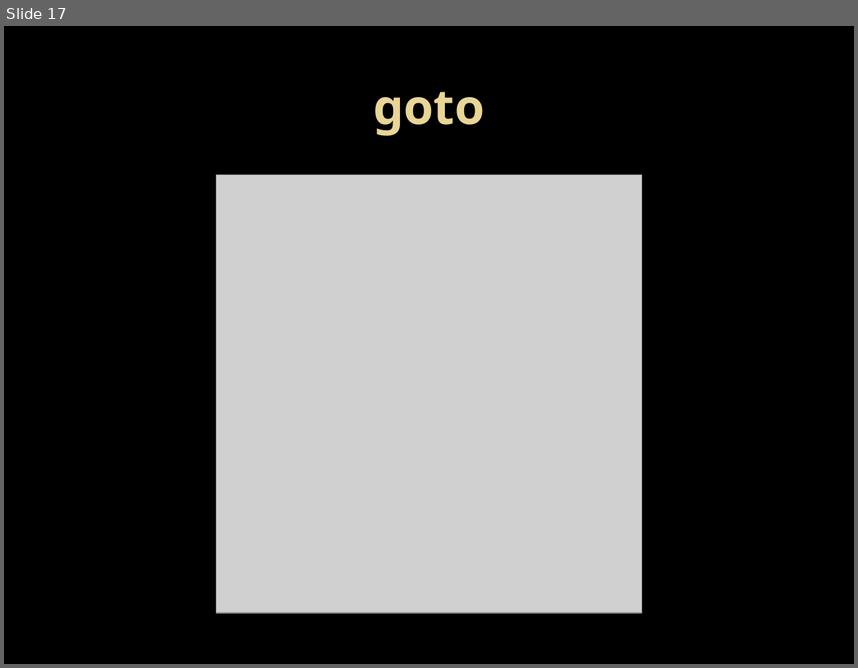
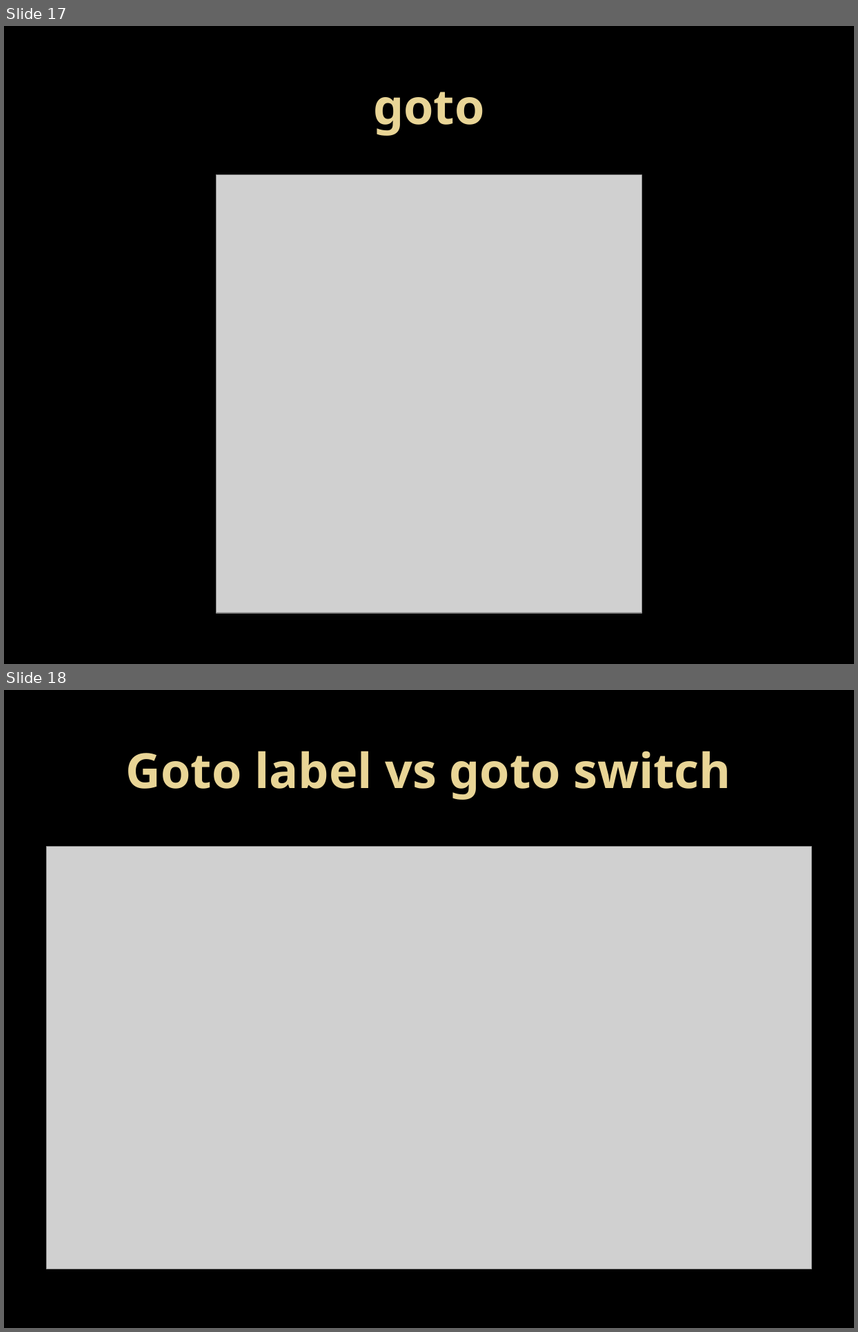
Before and after one commit to Mahesh-7/C_Programs, a slide deck: PPT/control_structures.pptx. Shown one above the other, each under a label of ours: slide 17 before the commit, slides 17 and 18 after it. The pictures are 858x668 and 858x1332 pixels, drawn with LibreOffice and Linux fonts; fonts in the diff are those of the drawing; grey boxes stand for pictures; background and template pictures are left out. Boxes give left, top, right and bottom in pixels: in the first picture for what was removed or moved away, otherwise in the second. Text is boxed around its words. In the diff, an @@ line names an element or a change of style, - is before the commit and + after.

```diff
--- a/PPT/control_structures.pptx
+++ b/PPT/control_structures.pptx
@@ slide 18 added at [4, 690, 854, 1328], background picture (left out) @@
@@ title added at [126, 751, 731, 800], 41 pt, text gradient #EAD696 to #E7D081, bold @@
+Goto label vs goto switch
@@ picture added at [47, 847, 811, 1269] @@
```
Also in this commit, not shown: 2 slides changed.
